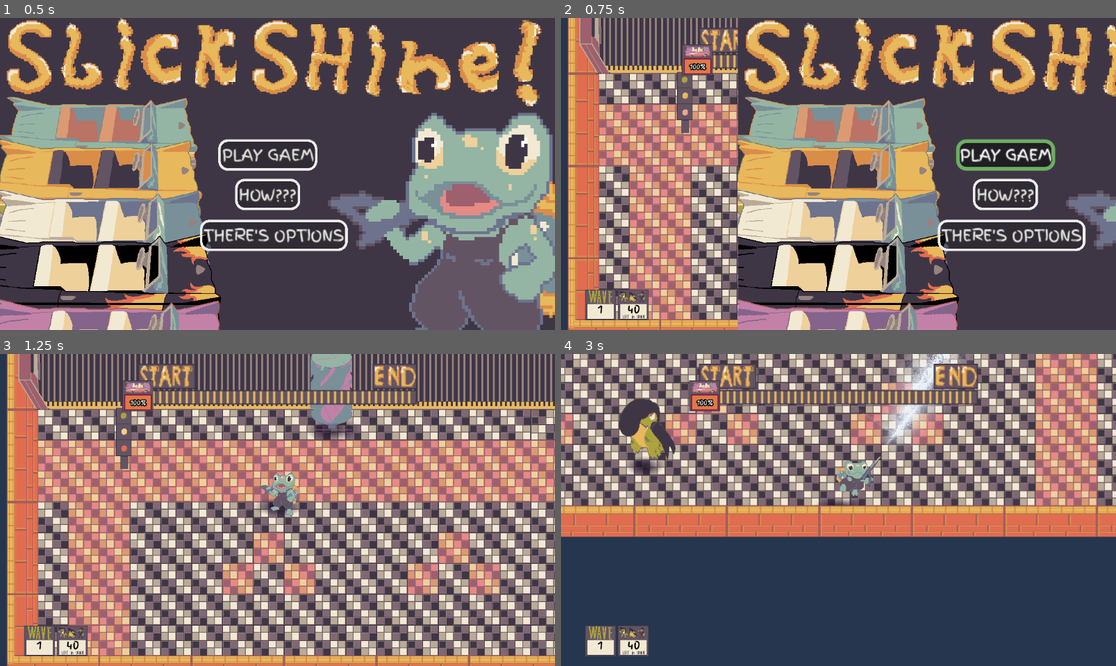
Above: before the commit, frames 1-4 (two rows, left to right).
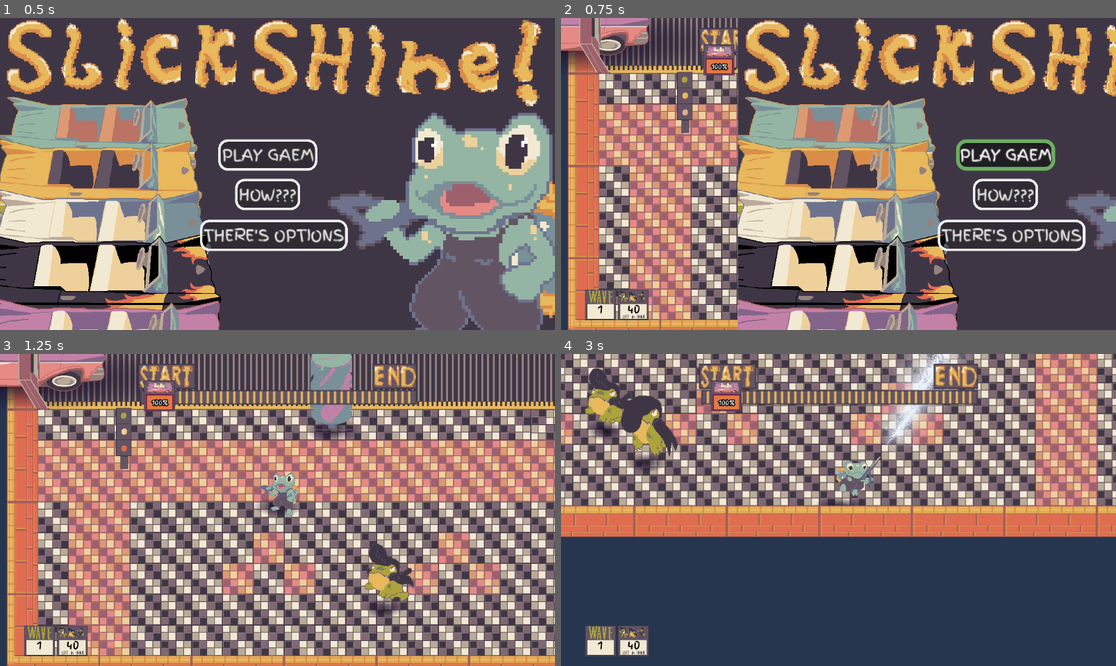
Above: after the commit, the same moments.

Repository: klynicol/crimson_year
Game: Godot game, scene res://scenes/game.tscn
Same seed, same stepped clock (60 frames per second), same inputs: the game is played once before the commit and once after it.
Inputs (mouse positions are in pixels of both pictures, inside the frame that each line leads up to):
- Up to frame 1 (0.5 s): no input
- Up to frame 2 (0.75 s): click "PLAY GAEM" at 0.5 s
- Up to frame 3 (1.25 s): no input
- Up to frame 4 (3 s): tap Enter at 1.25 s; move the mouse to (960, 494) at 1.27 s; hold D (right) 1.28-2.03 s; hold Space (dash) 1.28-2.03 s; click (960, 494) at 1.55 s; move the mouse to (727, 525) at 2.02 s; hold S (down) 2.03-2.78 s; click (727, 525) at 2.1 s; tap Space (dash) at 2.3 s; move the mouse to (894, 441) at 2.77 s; press the mouse at (894, 441) at 2.78 s; hold D (right) from 2.78 s (still down); tap X (attack) at 2.85 s

Frame 1 is identical in both runs. In frame 2, 2.6% of the frame differs, in the area x 0-32%, y 0-19%; in frame 3, 3.9%, in the area x 0-75%, y 0-84%; in frame 4, 2.6%.

Commit message:
more audio, sprayer seems chill

Diff:
--- a/project.godot
+++ b/project.godot
@@ -130,4 +130,4 @@
 [rendering]
 
 renderer/rendering_method="mobile"
-environment/defaults/default_clear_color=Color(0.14729369, 0.21132198, 0.30609733, 1)
+environment/defaults/default_clear_color=Color(0.14901961, 0.21176471, 0.30588236, 1)
--- a/scenes/character.tscn
+++ b/scenes/character.tscn
@@ -9,7 +9,7 @@
 [ext_resource type="Texture2D" uid="uid://brpv26k2hxy10" path="res://assets/sprites/protag/Protag-Sheet.png" id="5_0dpix"]
 [ext_resource type="Texture2D" uid="uid://bxx8cbupgp7ys" path="res://assets/sprites/protag/Protag_firing_clean-Sheet.png" id="5_a5ia6"]
 [ext_resource type="Texture2D" uid="uid://bfs833e81tll3" path="res://assets/sprites/Sprayer.png" id="9_0dpix"]
-[ext_resource type="AudioStream" uid="uid://bskdi2aptlifd" path="res://audio/sfx/PressureWashLoop-02.wav" id="10_2hyy3"]
+[ext_resource type="AudioStream" uid="uid://bdgq4gx34rn14" path="res://audio/sfx/pressure_washer/_sprayNozzle.wav" id="10_2hyy3"]
 
 [sub_resource type="AtlasTexture" id="AtlasTexture_2hyy3"]
 atlas = ExtResource("3_0dpix")
@@ -247,9 +247,9 @@
 [node name="sp_left_idle_shooting" type="Marker2D" parent="." unique_id=1759425841]
 position = Vector2(0, -47)
 
-[node name="spray_sfx" type="AudioStreamPlayer2D" parent="." unique_id=1824142021]
+[node name="dash_sfx" type="AudioStreamPlayer2D" parent="." unique_id=189387039]
+volume_db = -9.0
+
+[node name="spray_sfx" type="AudioStreamPlayer2D" parent="." unique_id=769033903]
 stream = ExtResource("10_2hyy3")
-volume_db = -10.0
-
-[node name="dash_sfx" type="AudioStreamPlayer2D" parent="." unique_id=189387039]
-volume_db = -6.0
+volume_db = -20.0
--- a/scenes/water_spray_projectile.tscn
+++ b/scenes/water_spray_projectile.tscn
@@ -47,3 +47,5 @@
 visibility_layer = 2
 scale = Vector2(0.945, 0.945)
 shape = SubResource("CircleShape2D_1h3s4")
+
+[node name="AudioStreamPlayer2D" type="AudioStreamPlayer2D" parent="." unique_id=1558772027]
--- a/scenes/world.tscn
+++ b/scenes/world.tscn
@@ -224,7 +224,7 @@
 position = Vector2(-4043, 281)
 
 [node name="Checkpoint5" parent="." unique_id=2088446494 groups=["start_checkpoint"] instance=ExtResource("11_e3hyu")]
-position = Vector2(-5068, 318)
+position = Vector2(-5042, 291)
 
 [node name="ConveyorYMax" type="Marker2D" parent="." unique_id=1070047807]
 position = Vector2(21, 420)
@@ -281,6 +281,7 @@
 
 [node name="Rockabily" type="AudioStreamPlayer" parent="." unique_id=361360882]
 stream = ExtResource("14_o8fc1")
+volume_db = -12.0
 playback_type = 1
 
 [node name="Funk" type="AudioStreamPlayer" parent="." unique_id=1361179680]
--- a/scripts/character_controller.gd
+++ b/scripts/character_controller.gd
@@ -20,9 +20,11 @@
 @onready var dash_sfx: AudioStreamPlayer2D = $dash_sfx
 
 var dash_sounds:= [
-	preload("uid://c3xoycvuuo8x4"),
-	preload("uid://bu3r22mhv4vba"),
-	preload("uid://whojfhsaw0pi"),
+	# preload("uid://c3xoycvuuo8x4"),
+	# preload("uid://bu3r22mhv4vba"),
+	# preload("uid://whojfhsaw0pi"),
+	preload("uid://cpmua82k61glb"),
+	preload("uid://dxy4ts6lnci6j"),
 ]
 
 # this will determine whether the Utilities file uses the get_rotation_to_mouse()
--- a/scripts/checkpoint.gd
+++ b/scripts/checkpoint.gd
@@ -18,5 +18,5 @@
 func spawn_car(car_sprite_index: int, target_position: Vector2) -> Car:
 	var car = Car.PACKED_SCENE.instantiate()
 	car.init(car_sprite_index, global_position, target_position)
-	World.ySort.get_node("HideCarMask").add_child(car)
+	World.ySort.add_child(car)
 	return car
--- a/scripts/game.gd
+++ b/scripts/game.gd
@@ -99,5 +99,5 @@
 	tween.tween_property(boss_funk, "volume_db", -16, 0.75)
 	tween.finished.connect(func():
 		rockabily.stop()
-		rockabily.volume_db = 0.0
+		rockabily.volume_db = -12.0
 	)
--- a/scripts/water_spray/water_spray_emiter.gd
+++ b/scripts/water_spray/water_spray_emiter.gd
@@ -35,6 +35,7 @@
 var cooldown_time: float
 
 var last_shot_rotation: float = 0.0
+var is_playing_sfx := false
 
 func _ready() -> void:
 	# Each projectile is 20pixels wide
@@ -51,11 +52,23 @@
 			sprayer.visible = true
 			shoot()
 			cooldown = cooldown_time
-			spray_sfx.play()
+			_play_spray_sfx()
 	else:
 		sprayer.visible = false
-		spray_sfx.stop()
+		_stop_spray_sfx()
 	cooldown -= delta
+
+func _play_spray_sfx() -> void:
+	if is_playing_sfx:
+		return
+	spray_sfx.play()
+	is_playing_sfx = true
+
+func _stop_spray_sfx() -> void:
+	if not is_playing_sfx:
+		return
+	spray_sfx.stop()
+	is_playing_sfx = false
 
 func shoot() -> void:
 	# Spawn at the tip of the sprayer sprite (end of barrel)
--- a/scripts/water_spray/water_spray_projectile.gd
+++ b/scripts/water_spray/water_spray_projectile.gd
@@ -19,9 +19,16 @@
 const DAMAGE_DECAY_RATE = 9.0
 const COLLISION_BOX_SIZE_DECAY_RATE = 15.0
 
+const splash_sfx = [
+	preload("uid://dxy4ts6lnci6j"),
+	preload("uid://cpmua82k61glb"),
+	preload("uid://dxy4ts6lnci6j"),
+]
+
 @onready var vfxSprite = $VFX
 @onready var pushback_collision_shape = $Pushback
 @onready var damage_collision_shape = $WaterDamage/CollisionShape2D
+@onready var stream_player: AudioStreamPlayer2D = $AudioStreamPlayer2D
 
 func _ready() -> void:
 	global_position = spawnPosition
@@ -29,6 +36,7 @@
 	vfxSprite.material = vfxSprite.material.duplicate()
 	pushback_collision_shape.shape = pushback_collision_shape.shape.duplicate()
 	damage_collision_shape.shape = damage_collision_shape.shape.duplicate()
+	# _play_splash_sfx()
 
 func _physics_process(delta: float) -> void:
 	if Game.paused:
@@ -48,6 +56,7 @@
 func get_damage_and_increment_reflect() -> float:
 	damage_reflections += 1
 	if damage_reflections > MAX_DAMAGE_REFLECTIONS:
+		_play_splash_sfx()
 		queue_free()
 		return 0.0
 	return damage
@@ -56,6 +65,14 @@
 	time_alive += delta
 	if time_alive > MAX_TIME_ALIVE:
 		queue_free()
+
+func _play_splash_sfx() -> void:
+	#only do this 1 percent of the time
+	if randf() > 0.08:
+		return
+	stream_player.stream = splash_sfx.pick_random()
+	stream_player.volume_db = -12
+	stream_player.play()
 
 # As the projectiles moves, the scale should increase to simulate the water spreading out
 # Scale the vfxsprite
Not shown, added: audio/music/GameOver.wav.import
Not shown, removed: audio/sfx/PressureWashLoop-01.wav.import
Not shown, removed: audio/sfx/PressureWashLoop-02.wav.import
Not shown, added: audio/sfx/boss_engine/Car-screech-01.wav.import
Not shown, added: audio/sfx/boss_engine/Car-screech-02.wav.import
Not shown, added: audio/sfx/boss_engine/Car_engine-loop-01.wav.import
Not shown, added: audio/sfx/boss_engine/Car_engine-loop-02.wav.import
Not shown, added: audio/sfx/boss_engine/Car_honk-01.wav.import
Not shown, added: audio/sfx/boss_engine/Car_honk-02.wav.import
Not shown, added: audio/sfx/boss_engine/Car_rev-01.wav.import
Not shown, added: audio/sfx/boss_engine/Car_rev-02.wav.import
Not shown, added: audio/sfx/boss_engine/Car_rev-03.wav.import
(and 28 more such lines)
